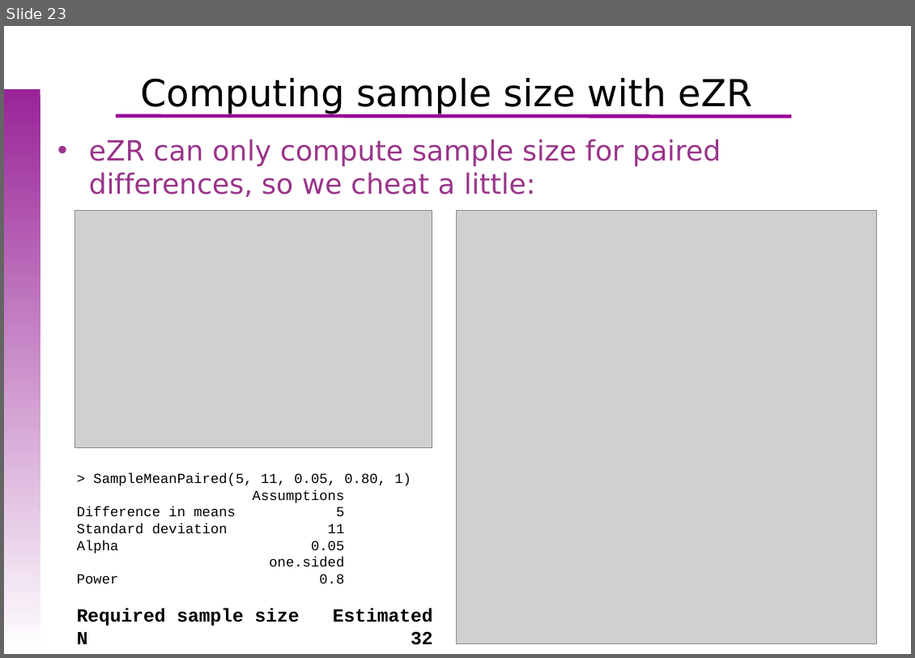
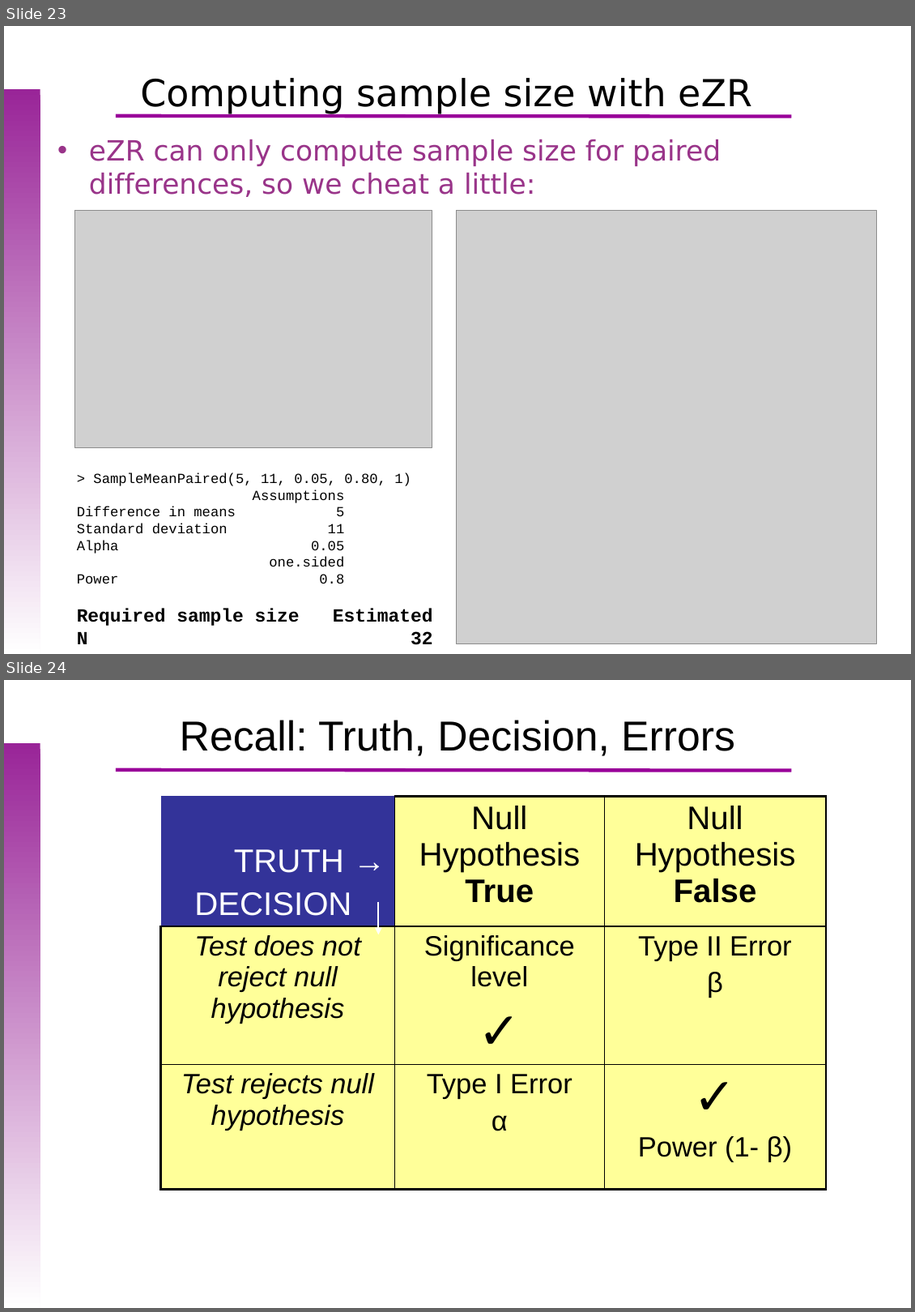
Before and after one commit to uebvhir/Course_Basic_Statistics_2019, a slide deck: Sessio_5/EBB_2018_Session_5_Sample_Size_(1).pptx. Shown one above the other, each under a label of ours: slide 23 before the commit, slides 23 and 24 after it. The pictures are 915x658 and 915x1312 pixels, drawn with LibreOffice and Linux fonts; fonts in the diff are those of the drawing; grey boxes stand for pictures; background and template pictures are left out. Boxes give left, top, right and bottom in pixels: in the first picture for what was removed or moved away, otherwise in the second. Text is boxed around its words. In the diff, an @@ line names an element or a change of style, - is before the commit and + after.

```diff
--- a/Sessio_5/EBB_2018_Session_5_Sample_Size_(1).pptx
+++ b/Sessio_5/EBB_2018_Session_5_Sample_Size_(1).pptx
@@ slide 24 added at (x1=4, y1=680, x2=911, y2=1308), background picture (left out); not listed: 2 template elements that a slide beside it also shows @@
@@ title added at (x1=180, y1=720, x2=735, y2=756), 36 pt, text #000000 @@
+Recall: Truth, Decision, Errors
@@ table added at (x1=160, y1=797, x2=826, y2=1212), 3 rows, 3 columns @@
+TRUTH → / DECISION | Null Hypothesis True | Null Hypothesis False
+Test does not reject null hypothesis | Significance level / ✓ | Type II Error / β
+Test rejects null hypothesis | Type I Error / α | ✓ / Power (1- β)
@@ arrow added from (378, 902) to (378, 934), #FFFFFF 1.5 pt @@
```
Also in this commit, not shown: 1 slide changed, 5 other slides added, 1 other file.
